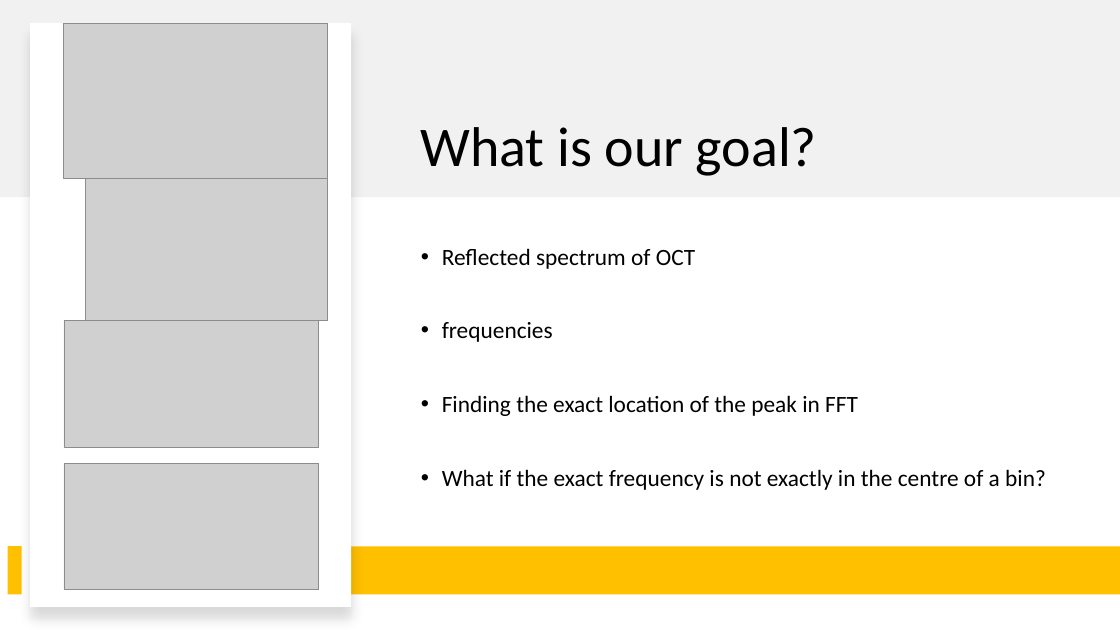
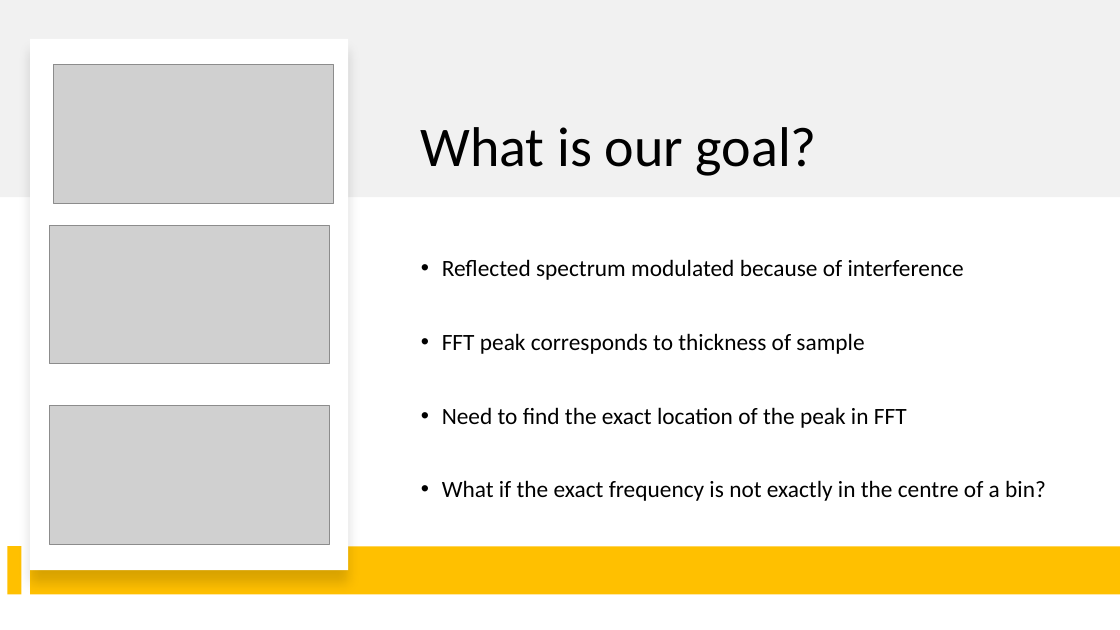
Before and after one commit to Sibeng32/Saban-Caliskan-Fourier-Analysis, a slide deck: slide 4 of Verbeterde Powerpoint Fourier Analysis.pptx. Drawn at 1120x630 pixels with LibreOffice and Linux fonts; fonts in the diff are those of the drawing; grey boxes stand for pictures. Boxes give left, top, right and bottom in pixels: in the first picture for what was removed or moved away, otherwise in the second. Text is boxed around its words. In the diff, an @@ line names an element or a change of style, - is before the commit and + after.

```diff
--- a/Verbeterde Powerpoint Fourier Analysis.pptx
+++ b/Verbeterde Powerpoint Fourier Analysis.pptx
@@ rectangle: place and size @@
-rectangle at box(30, 24, 351, 607)
+rectangle at box(30, 39, 349, 570)
@@ picture: place and size @@
-picture at box(64, 24, 328, 179)
+picture at box(54, 65, 334, 203)
@@ picture removed at box(85, 173, 328, 321) @@
@@ picture added at box(50, 225, 329, 364) @@
@@ text "Reflected spectrum modulated because of ..." at box(442, 259, 1046, 501): vertical alignment top to middle @@
@@ text at box(442, 259, 964, 428): text changed @@
-• Reflected spectrum of OCT
-• frequencies
-• Finding the exact location of the peak in FFT
+• Reflected spectrum modulated because of interference
+• FFT peak corresponds to thickness of sample
+• Need to find the exact location of the peak in FFT
@@ picture removed at box(64, 321, 319, 447) @@
@@ picture added at box(50, 406, 329, 544) @@
@@ picture removed at box(64, 463, 319, 589) @@
```
Also in this commit, not shown: 5 other slides changed, 1 other file.
